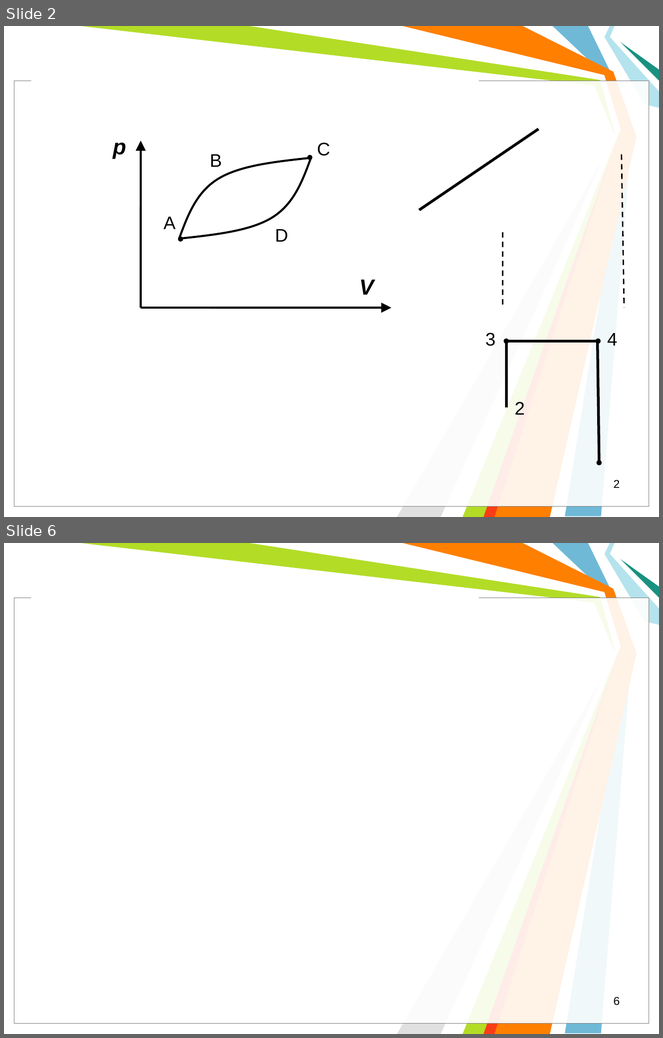
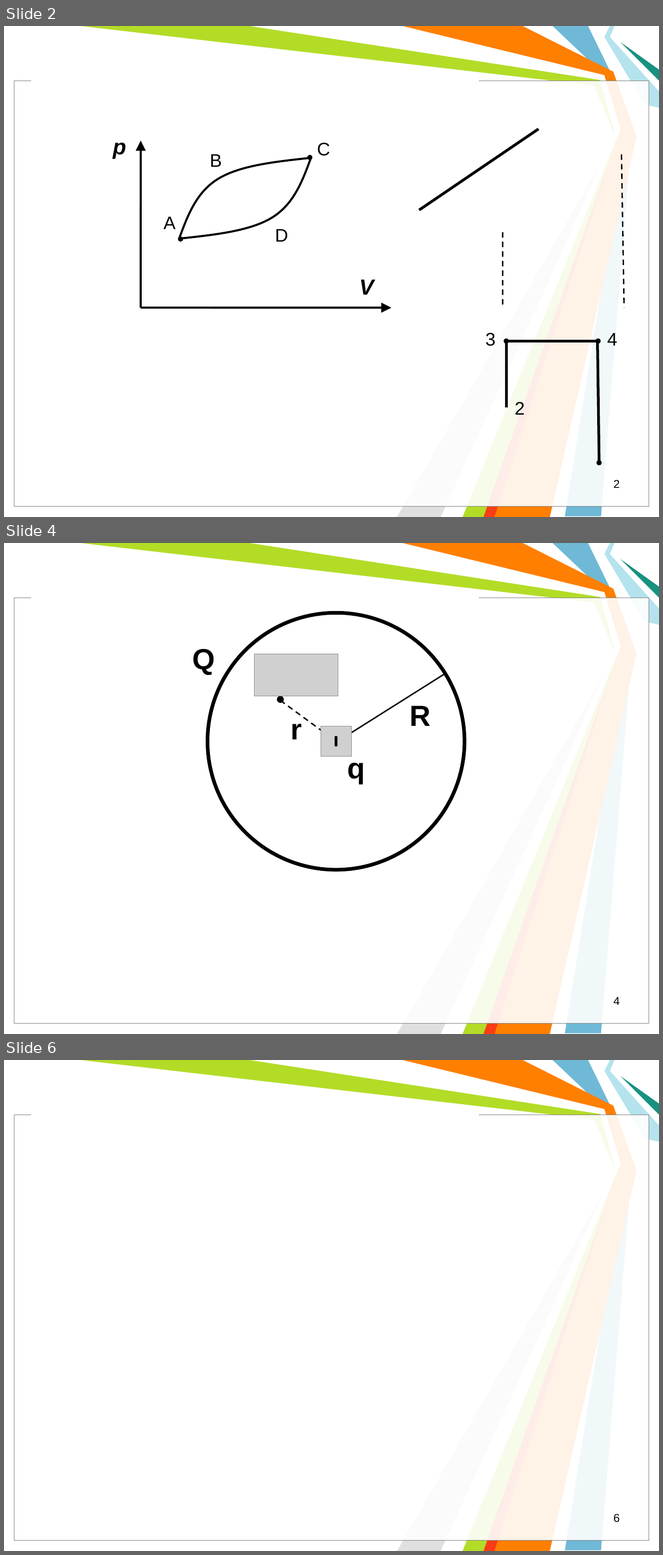
Before and after one commit to l432/NMK, a slide deck: Lecture/FIT/Less00.ppt. Shown one above the other, each under a label of ours: slides 2 and 6 before the commit, slides 2, 4 and 6 after it; the slides between them are not shown. The pictures are 663x1038 and 663x1555 pixels, drawn with LibreOffice and Linux fonts; fonts in the diff are those of the drawing; grey boxes stand for pictures; background and template pictures are left out. Boxes give left, top, right and bottom in pixels: in the first picture for what was removed or moved away, otherwise in the second. Text is boxed around its words. In the diff, an @@ line names an element or a change of style, - is before the commit and + after.

```diff
--- a/Lecture/FIT/Less00.ppt
+++ b/Lecture/FIT/Less00.ppt
@@ slide 4 added at box(4, 543, 659, 1034), background #FFFFFF; not listed: 11 template elements that a slide beside it also shows @@
@@ ellipse added at box(208, 613, 465, 871), outline #000000 4 pt @@
@@ text added at box(192, 649, 215, 675), 32 pt, text #000000, bold @@
+Q
@@ picture added at box(254, 654, 338, 696) @@
@@ line added from (341, 740) to (446, 672), #000000 1.5 pt @@
@@ ellipse added at box(278, 697, 283, 702), fill #000000, outline #000000 2.01 pt @@
@@ line added from (281, 700) to (336, 742), #000000 1.5 pt dashed @@
@@ text added at box(410, 706, 431, 726), 32 pt, text #000000, bold @@
+R
@@ text added at box(291, 724, 302, 740), 32 pt, text #000000, bold @@
+r
@@ picture added at box(321, 727, 352, 757) @@
@@ line added from (336, 736) to (336, 747), #000000 3 pt @@
@@ text added at box(347, 756, 365, 784), 32 pt, text #000000, bold @@
+q
@@ page number added at box(613, 997, 620, 1005), 12.5 pt, text #000000 @@
+4
```
Also in this commit, not shown: 1 slide changed, 1 other slide added, 3 other files.
